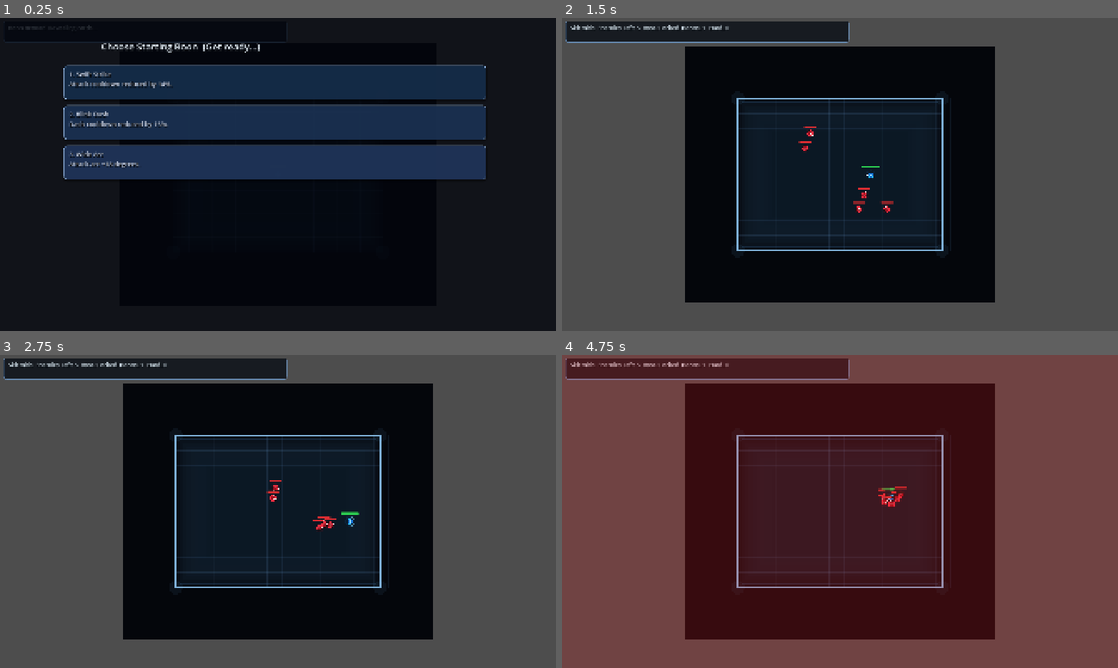
Above: before the commit, frames 1-4 (two rows, left to right).
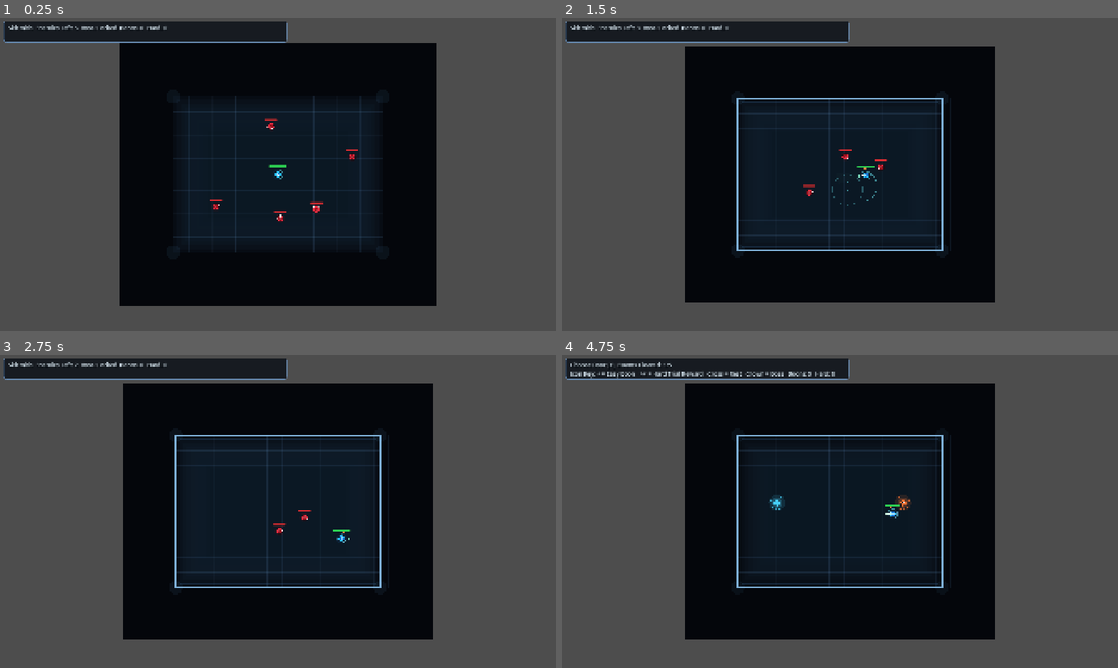
Above: after the commit, the same moments.

Repository: Excellund/AbyssalDescent
Game: Godot game, scene res://scenes/Main.tscn
Same seed, same stepped clock (60 frames per second), same inputs: the game is played once before the commit and once after it.
Inputs (mouse positions are in pixels of both pictures, inside the frame that each line leads up to):
- Up to frame 1 (0.25 s): no input
- Up to frame 2 (1.5 s): tap A (move_left) at 0.5 s; move the mouse to (962, 158) at 0.52 s; hold D (move_right) 0.53-1.28 s; click (962, 158) at 0.6 s; move the mouse to (728, 190) at 1.27 s; hold S (move_down) from 1.28 s (still down); click (728, 190) at 1.35 s
- Up to frame 3 (2.75 s): move the mouse to (333, 442) at 2.02 s; release S (move_down) at 2.03 s; hold D (move_right) from 2.03 s (still down); tap Space (dash) at 2.1 s; click (333, 442) at 2.3 s
- Up to frame 4 (4.75 s): move the mouse to (812, 574) at 2.77 s; release D (move_right) at 2.78 s; hold W (move_up) 2.78-3.53 s; tap E (interact) at 2.85 s; click (812, 574) at 3.05 s; move the mouse to (1006, 558) at 3.52 s; hold A (move_left) from 3.53 s (still down); click (1006, 558) at 3.6 s; move the mouse to (673, 464) at 4.27 s; click (673, 464) at 4.35 s

The runs differ from the first frame. In frame 1, 69% of the frame differs, in the area x 0-100%, y 0-100%; in frame 2, 0.4%; in frame 3, 0.3%; in frame 4, 100%.

Commit message:
Feat: Standardize upgrade system

Diff:
--- a/scenes/Main.tscn
+++ b/scenes/Main.tscn
@@ -9,7 +9,9 @@
 script = ExtResource("2_jxm8r")
 normal_room_music = ExtResource("2_rarhs")
 boss_room_music = ExtResource("3_vcsgt")
-music_volume_db = -34.835
-debug_start_power_ids = PackedStringArray("razor_wind", "rupture_wave")
+music_volume_db = -20.0
+debug_apply_test_powers_on_start = true
+debug_skip_starting_boon_selection = true
+debug_start_power_ids = PackedStringArray("razor_wind", "rupture_wave", "execution_edge")
 
 [node name="Player" parent="." unique_id=1831438957 instance=ExtResource("1_elqb8")]
--- a/scripts/player.gd
+++ b/scripts/player.gd
@@ -2,6 +2,7 @@
 
 const HEALTH_STATE_SCRIPT := preload("res://scripts/health_state.gd")
 const PLAYER_FEEDBACK_SCRIPT := preload("res://scripts/player_feedback.gd")
+const UPGRADE_SYSTEM_SCRIPT := preload("res://scripts/upgrade_system.gd")
 
 signal health_changed(current_health: int, max_health: int)
 signal died
@@ -28,6 +29,7 @@
 var scene_restart_queued: bool = false
 var health_state
 var player_feedback
+var upgrade_system
 var attack_anim_time_left: float = 0.0
 var attack_anim_duration: float = 0.12
 var visual_facing_direction: Vector2 = Vector2.RIGHT
@@ -50,6 +52,8 @@
 
 func _ready() -> void:
 	died.connect(_restart_current_scene)
+	upgrade_system = UPGRADE_SYSTEM_SCRIPT.new()
+	add_child(upgrade_system)
 	_create_health_state()
 	_create_player_feedback()
 	var sprite := get_node_or_null("Sprite2D") as Sprite2D
@@ -118,13 +122,12 @@
 
 	var attack_direction := _get_mouse_attack_direction()
 	attack_combo_counter += 1
-	var damage_mult := 1.0
 	var swing_color := Color(0.99, 0.96, 0.68, 0.72)
 	var execution_proc := false
 	if reward_execution_edge and attack_combo_counter % execution_every == 0:
-		damage_mult = execution_damage_mult
 		execution_proc = true
 		swing_color = Color(1.0, 0.58, 0.3, 0.86)
+	var melee_context: Dictionary = upgrade_system.build_melee_attack_context(attack_damage, attack_range, attack_arc_degrees, execution_proc, execution_damage_mult)
 	attack_lock_time_left = attack_lock_duration
 	attack_lock_direction = attack_direction
 	visual_facing_direction = attack_direction
@@ -132,13 +135,15 @@
 	dash_time_left = 0.0
 	if reward_razor_wind:
 		swing_color = Color(0.58, 0.95, 0.86, 0.82) if not execution_proc else Color(1.0, 0.58, 0.3, 0.9)
-	player_feedback.play_attack_swing_visual(attack_direction, attack_range, attack_arc_degrees, swing_color)
+	player_feedback.play_attack_swing_visual(attack_direction, float(melee_context["range"]), float(melee_context["arc_degrees"]), swing_color)
 	if reward_razor_wind:
-		var wind_range := attack_range * razor_wind_range_scale
-		player_feedback.play_attack_swing_visual(attack_direction, wind_range, razor_wind_arc_degrees, Color(0.56, 1.0, 0.86, 0.62), 0.14)
+		var wind_context: Dictionary = upgrade_system.build_razor_wind_attack_context(melee_context, razor_wind_damage_ratio, razor_wind_range_scale, razor_wind_arc_degrees, attack_damage, attack_range)
+		var wind_range := float(wind_context["range"])
+		var wind_color := Color(0.56, 1.0, 0.86, 0.62) if not execution_proc else Color(1.0, 0.62, 0.34, 0.74)
+		player_feedback.play_attack_swing_visual(attack_direction, wind_range, razor_wind_arc_degrees, wind_color, 0.14)
 	if execution_proc:
 		player_feedback.play_world_ring(global_position, 40.0, Color(1.0, 0.62, 0.34, 0.9), 0.16)
-	if _perform_melee_attack(attack_direction, damage_mult):
+	if _perform_melee_attack(attack_direction, melee_context):
 		player_feedback.play_impact_sound()
 
 func _update_attack_lock(delta: float) -> void:
@@ -321,10 +326,12 @@
 		_:
 			return 0
 
-func _perform_melee_attack(attack_direction: Vector2, damage_mult: float = 1.0) -> bool:
+func _perform_melee_attack(attack_direction: Vector2, melee_context: Dictionary) -> bool:
 	var did_hit := false
-	var strike_damage := maxi(1, int(round(float(attack_damage) * damage_mult)))
-	var max_angle_radians := deg_to_rad(attack_arc_degrees * 0.5)
+	var strike_damage := int(melee_context.get("damage", attack_damage))
+	var strike_range := float(melee_context.get("range", attack_range))
+	var strike_arc_degrees := float(melee_context.get("arc_degrees", attack_arc_degrees))
+	var max_angle_radians := deg_to_rad(strike_arc_degrees * 0.5)
 
 	var melee_hit_enemy_ids: Dictionary = {}
 
@@ -340,7 +347,7 @@
 			continue
 
 		var to_enemy := enemy_body.global_position - global_position
-		if to_enemy.length() > attack_range:
+		if to_enemy.length() > strike_range:
 			continue
 		if attack_direction.angle_to(to_enemy.normalized()) > max_angle_radians:
 			continue
@@ -352,15 +359,17 @@
 		did_hit = true
 
 	if reward_razor_wind:
-		did_hit = _apply_razor_wind(attack_direction, strike_damage) or did_hit
+		var wind_context: Dictionary = upgrade_system.build_razor_wind_attack_context(melee_context, razor_wind_damage_ratio, razor_wind_range_scale, razor_wind_arc_degrees, attack_damage, attack_range)
+		did_hit = _apply_razor_wind(attack_direction, wind_context) or did_hit
 
 	return did_hit
 
-func _apply_razor_wind(attack_direction: Vector2, source_damage: int) -> bool:
+func _apply_razor_wind(attack_direction: Vector2, wind_context: Dictionary) -> bool:
 	var did_hit := false
-	var wind_range := attack_range * razor_wind_range_scale
-	var wind_half_arc := deg_to_rad(razor_wind_arc_degrees * 0.5)
-	var wind_damage := maxi(1, int(round(float(source_damage) * razor_wind_damage_ratio)))
+	var wind_range := float(wind_context.get("range", attack_range * razor_wind_range_scale))
+	var wind_arc_degrees := float(wind_context.get("arc_degrees", razor_wind_arc_degrees))
+	var wind_half_arc := deg_to_rad(wind_arc_degrees * 0.5)
+	var wind_damage := int(wind_context.get("damage", maxi(1, int(round(float(attack_damage) * razor_wind_damage_ratio)))))
 	var wind_hit_enemy_ids: Dictionary = {}
 	for enemy_node in get_tree().get_nodes_in_group("enemies"):
 		if not (enemy_node is Node2D):
--- a/scripts/upgrade_system.gd
+++ b/scripts/upgrade_system.gd
@@ -135,6 +135,30 @@
 	}
 
 
+## Build the final melee attack context after all applicable power rules are considered.
+func build_melee_attack_context(base_attack_damage: int, base_attack_range: float, base_attack_arc_degrees: float, execution_proc: bool, execution_damage_mult: float) -> Dictionary:
+	var damage_mult := execution_damage_mult if execution_proc else 1.0
+	return {
+		"damage": maxi(1, int(round(float(base_attack_damage) * damage_mult))),
+		"range": base_attack_range,
+		"arc_degrees": base_attack_arc_degrees,
+		"damage_mult": damage_mult,
+		"execution_proc": execution_proc
+	}
+
+
+## Build the final Razor Wind attack context from the already-resolved melee context.
+func build_razor_wind_attack_context(melee_context: Dictionary, razor_wind_damage_ratio: float, razor_wind_range_scale: float, razor_wind_arc_degrees: float, fallback_attack_damage: int, fallback_attack_range: float) -> Dictionary:
+	var melee_damage := int(melee_context.get("damage", fallback_attack_damage))
+	return {
+		"damage": maxi(1, int(round(float(melee_damage) * razor_wind_damage_ratio))),
+		"range": float(melee_context.get("range", fallback_attack_range)) * razor_wind_range_scale,
+		"arc_degrees": razor_wind_arc_degrees,
+		"source_damage": melee_damage,
+		"execution_proc": bool(melee_context.get("execution_proc", false))
+	}
+
+
 ## Reset for new run
 func reset() -> void:
 	for key in trial_power_stacks.keys():
--- a/scripts/world_generator.gd
+++ b/scripts/world_generator.gd
@@ -443,11 +443,11 @@
 func _create_music_players() -> void:
 	music_players.clear()
 	for _i in range(2):
-		var player := AudioStreamPlayer.new()
-		player.autoplay = false
-		player.volume_db = -60.0
-		add_child(player)
-		music_players.append(player)
+		var music_player := AudioStreamPlayer.new()
+		music_player.autoplay = false
+		music_player.volume_db = -60.0
+		add_child(music_player)
+		music_players.append(music_player)
 
 func _play_room_music(is_boss_room: bool, instant: bool = false, fade_duration: float = -1.0) -> void:
 	if music_players.size() < 2:
